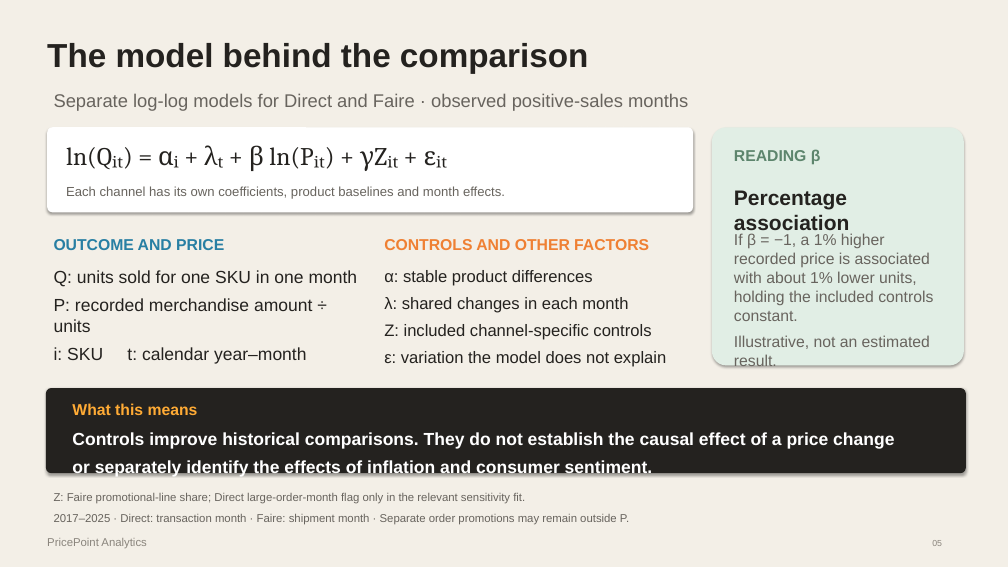
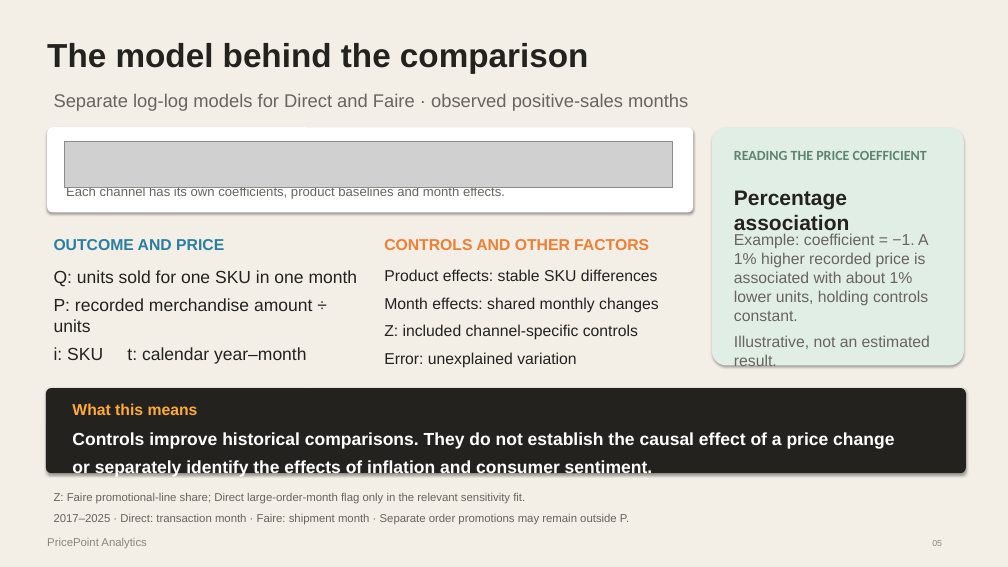
Before and after one commit to Ruoxixie402/Capstone, a slide deck: slide 2 of PricePoint_Models_and_Controls_2slides.pptx. Drawn at 1008x567 pixels with LibreOffice and Linux fonts; fonts in the diff are those of the drawing; grey boxes stand for pictures. Boxes give left, top, right and bottom in pixels: in the first picture for what was removed or moved away, otherwise in the second. Text is boxed around its words. In the diff, an @@ line names an element or a change of style, - is before the commit and + after.

Commit message:
Improve model equation readability with high-resolution math and clearer labels

```diff
--- a/PricePoint_Models_and_Controls_2slides.pptx
+++ b/PricePoint_Models_and_Controls_2slides.pptx
@@ picture added at box(64, 141, 672, 187) @@
@@ text removed at box(66, 145, 448, 171) @@
-ln(Qᵢₜ) = αᵢ + λₜ + β ln(Pᵢₜ) + γZᵢₜ + εᵢₜ
@@ text at box(734, 151, 927, 160): text changed; size 18 to 16 pt; font Arial to Calibri @@
-READING β
+READING THE PRICE COEFFICIENT
@@ text at box(734, 233, 928, 321): text changed @@
-If β = −1, a 1% higher recorded price is associated with about 1% lower units, holding the included controls constant.
+Example: coefficient = −1. A 1% higher recorded price is associated with about 1% lower units, holding controls constant.
@@ text at box(384, 269, 659, 313): text changed; size 19 to 18 pt @@
-α: stable product differences
-λ: shared changes in each month
+Product effects: stable SKU differences
+Month effects: shared monthly changes
@@ text at box(384, 324, 638, 340): size 19 to 18 pt in "Z: included channel-specific controls"; more space between paragraphs @@
@@ text at box(384, 351, 667, 367): text changed; size 19 to 18 pt @@
-ε: variation the model does not explain
+Error: unexplained variation
```
Also in this commit, not shown: 1 other file.
